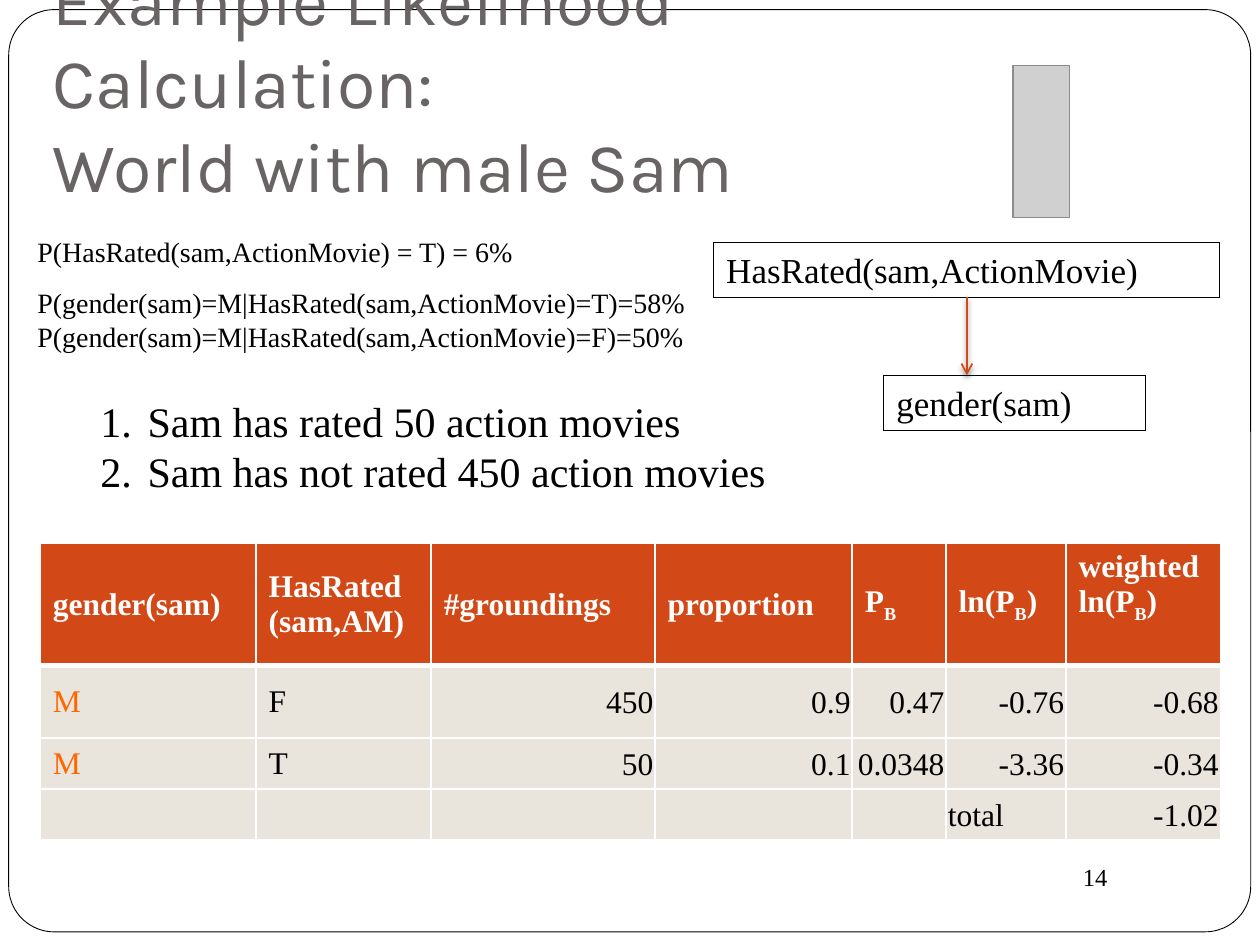
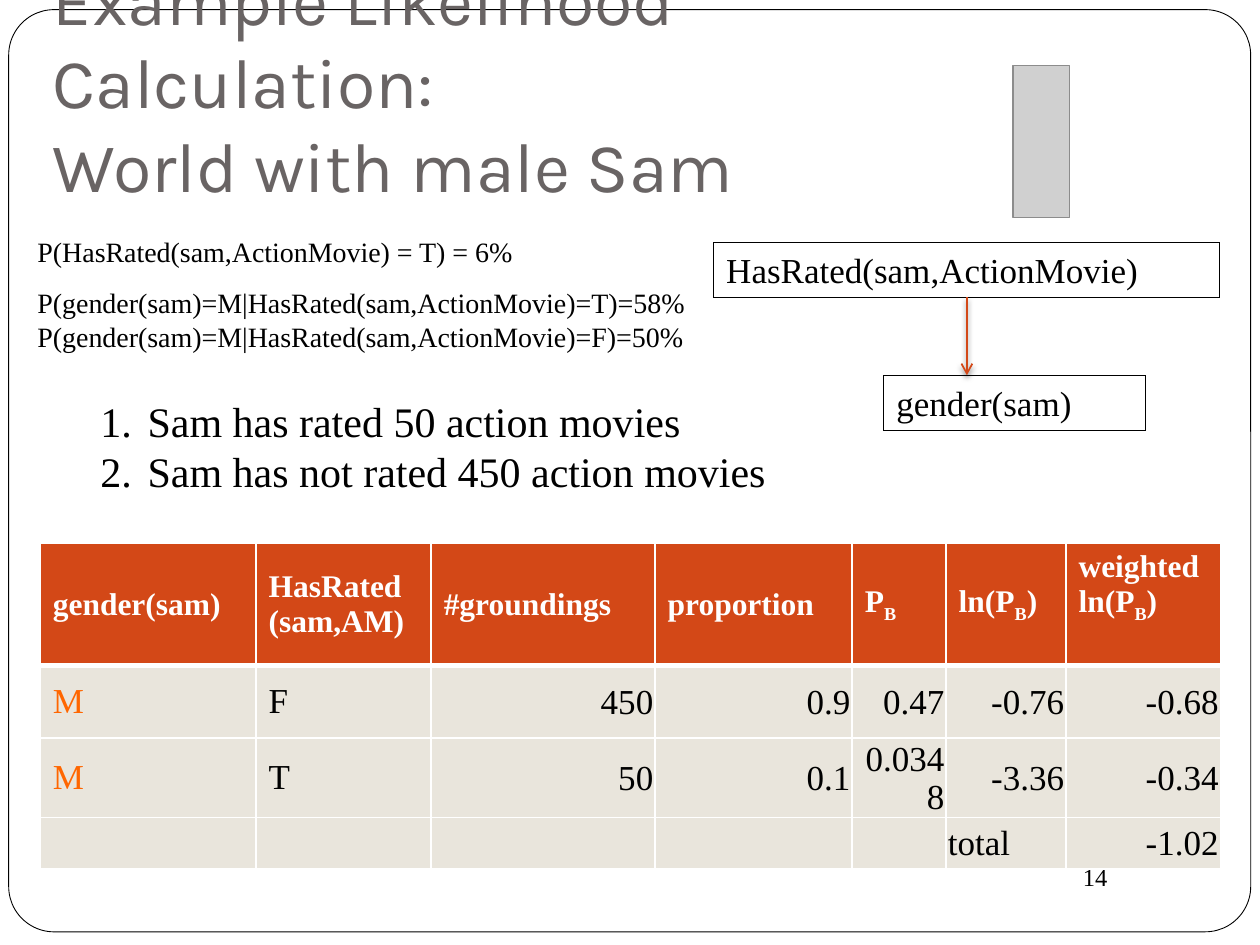
Before and after one commit to oschulte/srl-tutorial-slides, a slide deck: slide 14 of ch5-rel-bayes-net-classifier.pptx. Drawn at 1260x945 pixels with LibreOffice and Linux fonts; fonts in the diff are those of the drawing; grey boxes stand for pictures. Boxes give left, top, right and bottom in pixels: in the first picture for what was removed or moved away, otherwise in the second. Text is boxed around its words. In the diff, an @@ line names an element or a change of style, - is before the commit and + after.

```diff
--- a/ch5-rel-bayes-net-classifier.pptx
+++ b/ch5-rel-bayes-net-classifier.pptx
@@ table at (x1=40, y1=543, x2=1222, y2=860) @@
@@ size 18 to 20 pt in "M", "F", "450", "0.9" and 12 more places @@
```
Also in this commit, not shown: 13 other slides changed, 5 other files.
